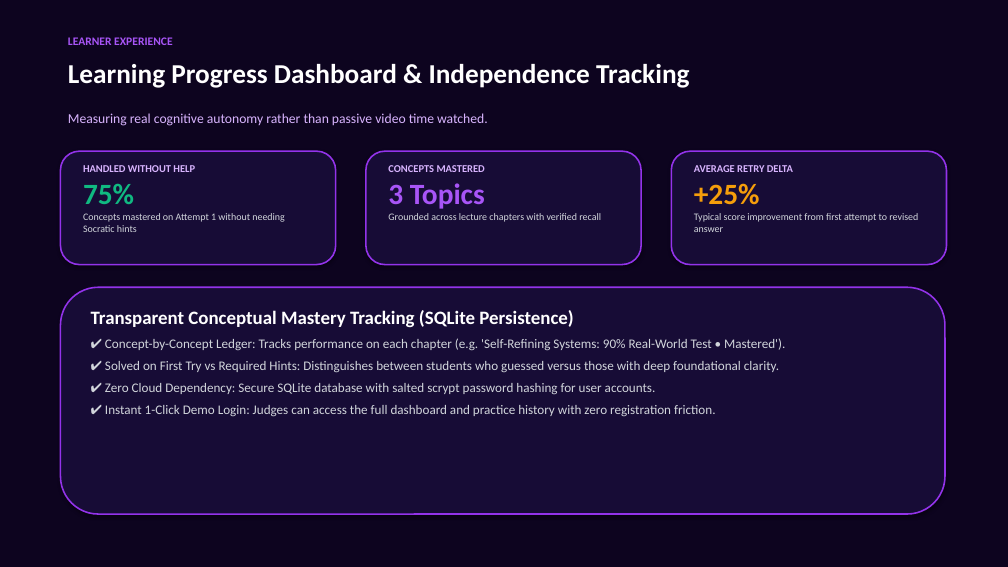
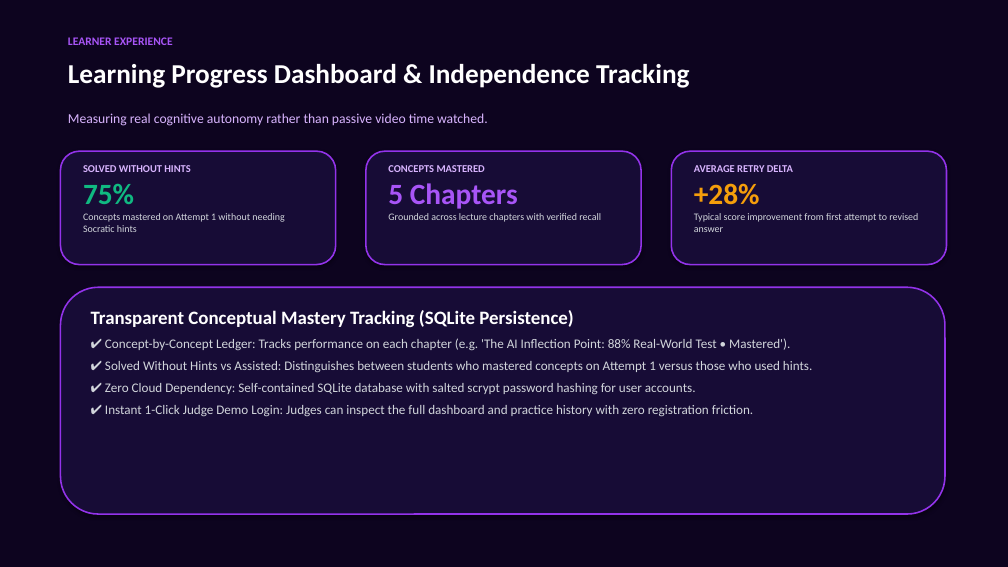
Before and after one commit to ansnaeemcodes/clipgenie, a slide deck: slide 8 of ClipGenie_Presentation.pptx. Drawn at 1008x567 pixels with LibreOffice and Linux fonts; fonts in the diff are those of the drawing. Boxes give left, top, right and bottom in pixels: in the first picture for what was removed or moved away, otherwise in the second. Text is boxed around its words. In the diff, an @@ line names an element or a change of style, - is before the commit and + after.

Commit message:
style(ui): redesign Practice Studio & Home layout for zero dead space and upgrade pitch deck

```diff
--- a/ClipGenie_Presentation.pptx
+++ b/ClipGenie_Presentation.pptx
@@ text at <box>83,165,190,172</box>: text changed @@
-HANDLED WITHOUT HELP
+SOLVED WITHOUT HINTS
@@ text at <box>388,183,518,209</box>: text changed @@
-3 Topics
+5 Chapters
@@ text at <box>694,183,760,205</box>: text changed @@
-+25%
++28%
@@ text at <box>105,338,812,417</box>: text changed @@
-✔ Concept-by-Concept Ledger: Tracks performance on each chapter (e.g. 'Self-Refining Systems: 90% Real-World Test • Mastered').
-✔ Solved on First Try vs Required Hints: Distinguishes between students who guessed versus those with deep foundational clarity.
-✔ Zero Cloud Dependency: Secure SQLite database with salted scrypt password hashing for user accounts.
-✔ Instant 1-Click Demo Login: Judges can access the full dashboard and practice history with zero registration friction.
+✔ Concept-by-Concept Ledger: Tracks performance on each chapter (e.g. 'The AI Inflection Point: 88% Real-World Test • Mastered').
+✔ Solved Without Hints vs Assisted: Distinguishes between students who mastered concepts on Attempt 1 versus those who used hints.
+✔ Zero Cloud Dependency: Self-contained SQLite database with salted scrypt password hashing for user accounts.
+✔ Instant 1-Click Judge Demo Login: Judges can inspect the full dashboard and practice history with zero registration friction.
```
Also in this commit, not shown: 3 other slides changed, 8 other files.
